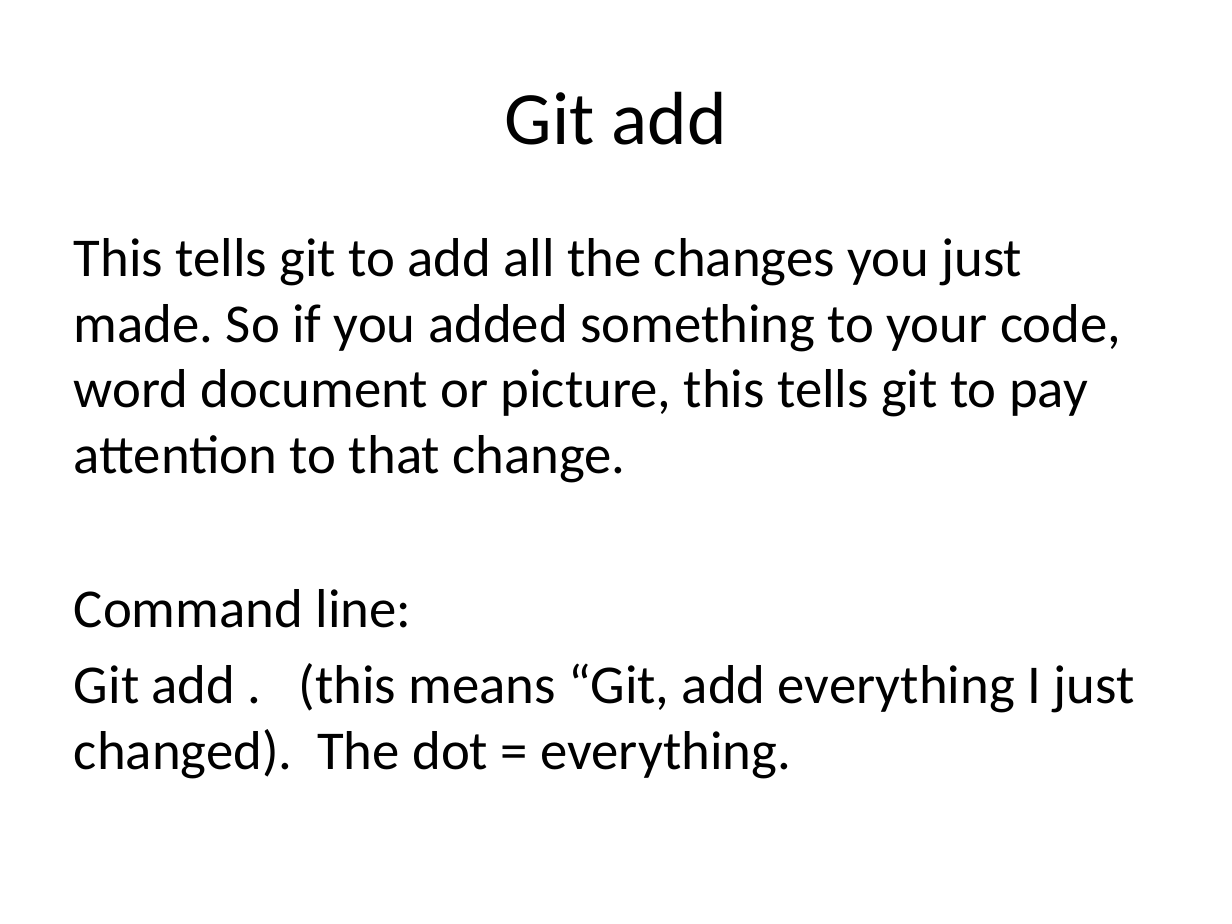
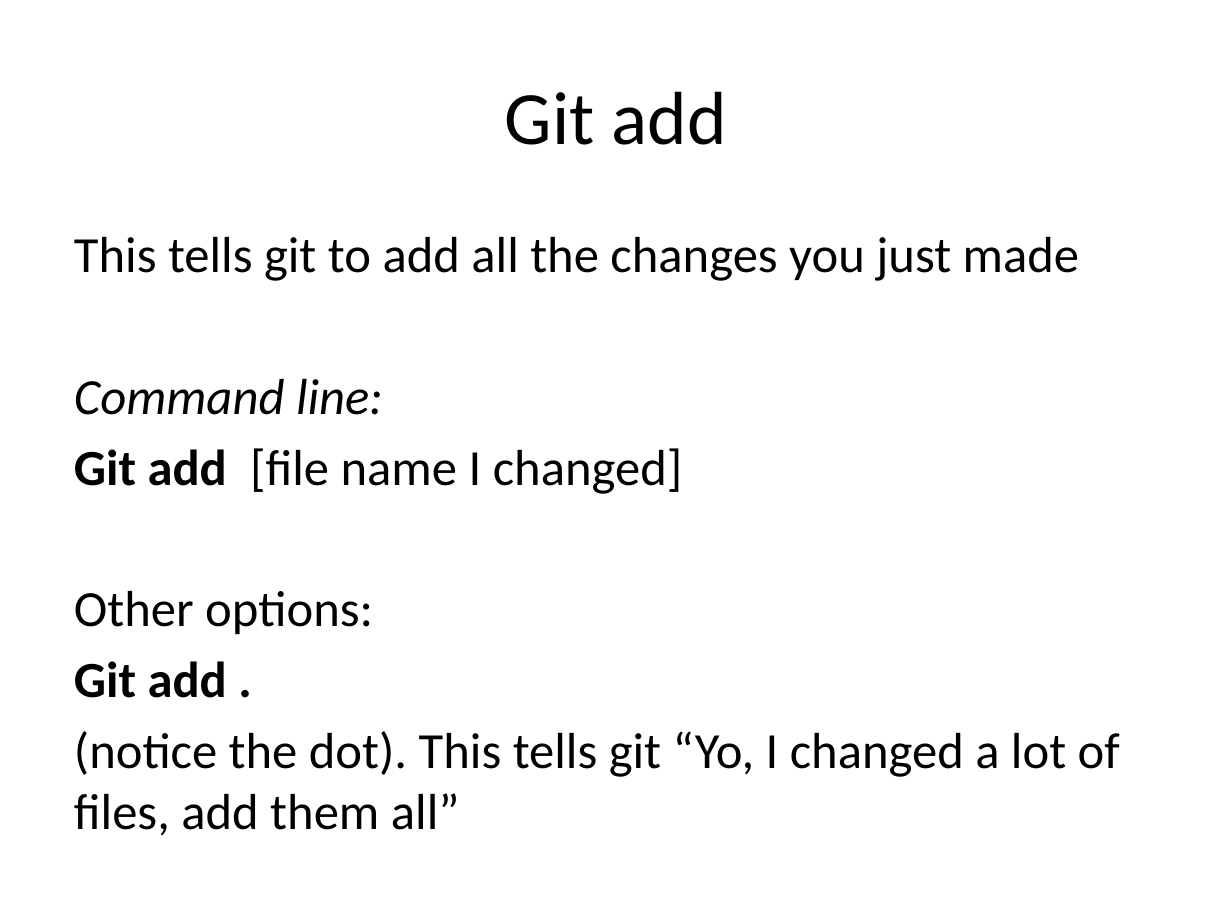
Before and after one commit to jtian1167/SLP-demo, a slide deck: slide 11 of SLP github.pptx (slide 9 before the commit). Drawn at 1232x924 pixels with LibreOffice and Linux fonts; fonts in the diff are those of the drawing. Boxes give left, top, right and bottom in pixels: in the first picture for what was removed or moved away, otherwise in the second. Text is boxed around its words. In the diff, an @@ line names an element or a change of style, - is before the commit and + after.

```diff
--- a/SLP github.pptx
+++ b/SLP github.pptx
@@ text at (x1=74, y1=237, x2=1079, y2=281): text changed; size 32 to 29.6 pt @@
-This tells git to add all the changes you just made. So if you added something to your code, word document or picture, this tells git to pay attention to that change.
+This tells git to add all the changes you just made
@@ text at (x1=74, y1=379, x2=383, y2=415): size 32 to 29.6 pt, italic on in "Command line:" @@
@@ text at (x1=74, y1=448, x2=1120, y2=835): text changed; size 32 to 29.6 pt @@
-Git add . (this means “Git, add everything I just changed). The dot = everything.
+Git add [file name I changed]
+Other options:
+Git add .
+(notice the dot). This tells git “Yo, I changed a lot of files, add them all”
```
Also in this commit, not shown: 9 other slides changed, 5 slides added, 1 slide removed, 1 other file.
